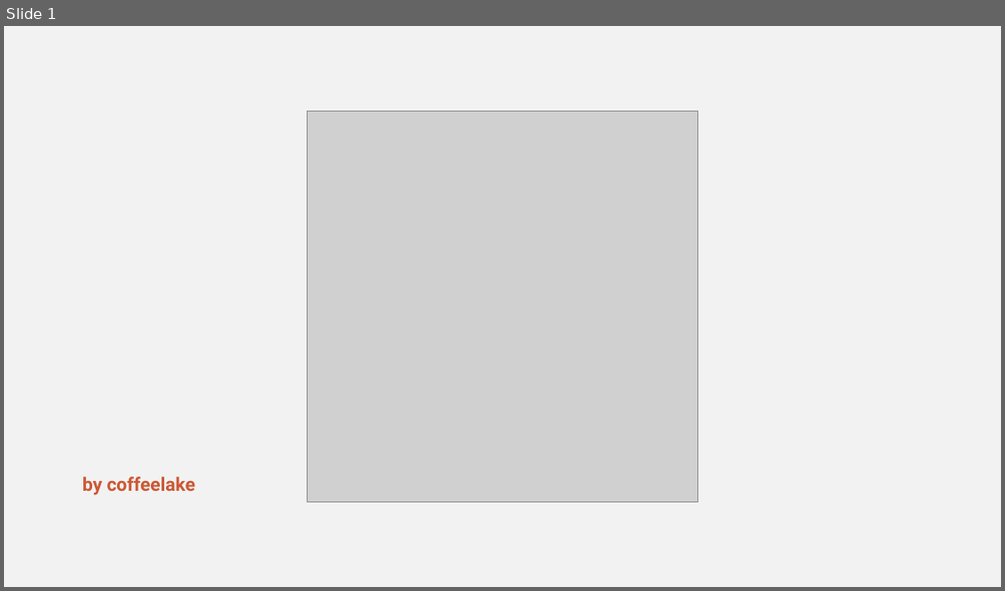
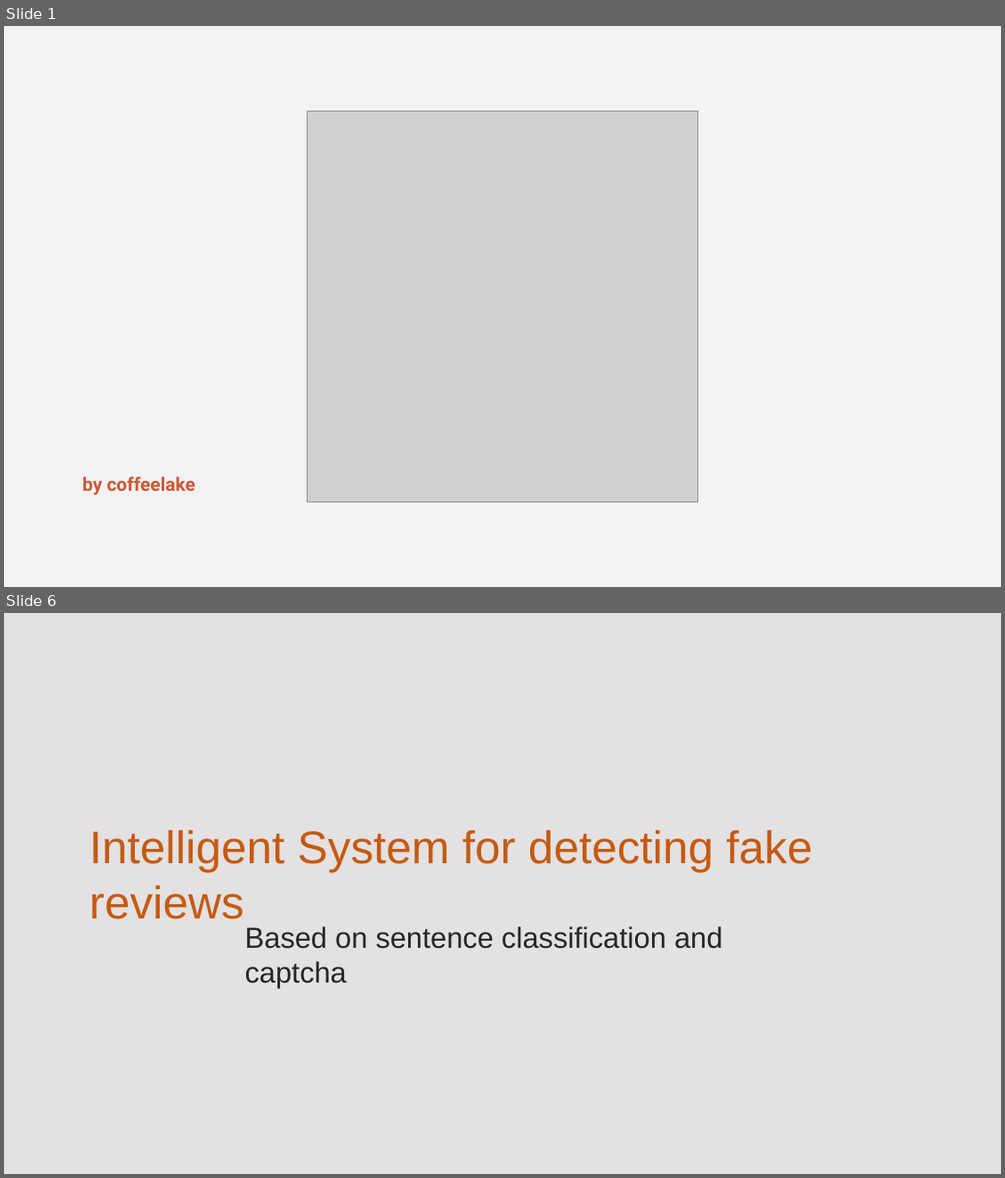
Before and after one commit to coffeelakedev/TourAdvisor, a slide deck: demo/Reveal.pptx. Shown one above the other, each under a label of ours: slide 1 before the commit, slides 1 and 6 after it; the slides between them are not shown. The pictures are 1005x591 and 1005x1178 pixels, drawn with LibreOffice and Linux fonts; fonts in the diff are those of the drawing; grey boxes stand for pictures. Boxes give left, top, right and bottom in pixels: in the first picture for what was removed or moved away, otherwise in the second. Text is boxed around its words. In the diff, an @@ line names an element or a change of style, - is before the commit and + after.

```diff
--- a/demo/Reveal.pptx
+++ b/demo/Reveal.pptx
@@ slide 6 added at box(4, 613, 1001, 1174), background #E3E1E1 @@
@@ text added at box(89, 830, 812, 919), 44 pt, text #C55A11 @@
+Intelligent System for detecting fake reviews
@@ text added at box(245, 926, 722, 988), 28 pt, text #262626 @@
+Based on sentence classification and captcha
```
Also in this commit, not shown: 3 slides changed, 5 other slides added, 4 other files.
